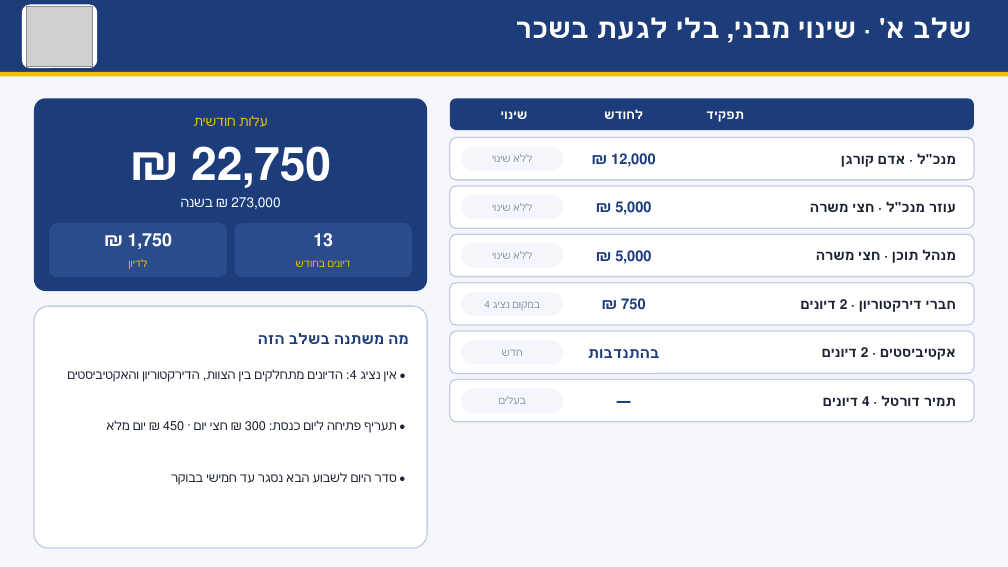
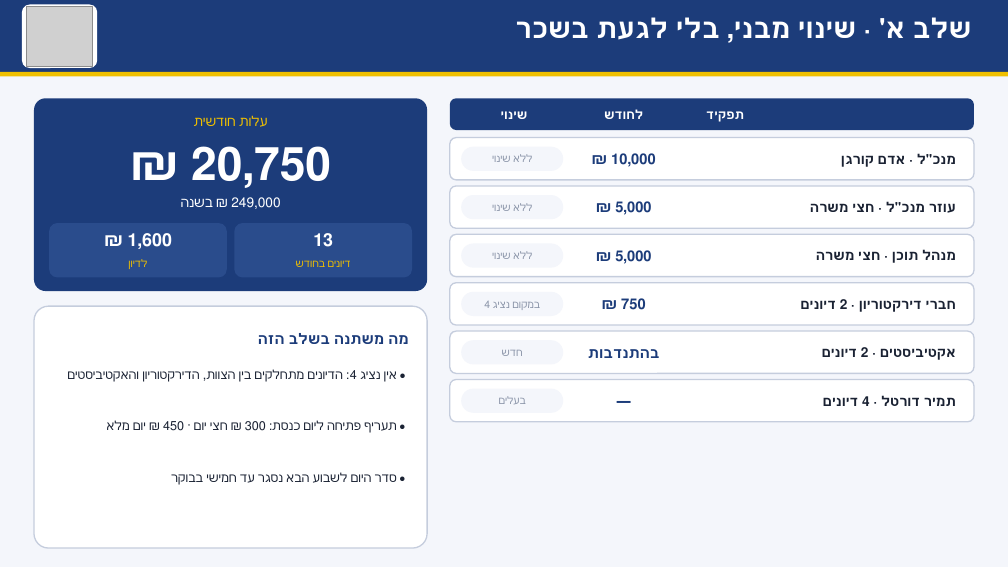
Before and after one commit to akurgana-ctrl/project-2, a slide deck: slide 10 of presentation/out/koach-hitarvut.pptx. Drawn at 1008x567 pixels with LibreOffice and Linux fonts; fonts in the diff are those of the drawing; grey boxes stand for pictures. Boxes give left, top, right and bottom in pixels: in the first picture for what was removed or moved away, otherwise in the second. Text is boxed around its words. In the diff, an @@ line names an element or a change of style, - is before the commit and + after.

```diff
--- a/presentation/out/koach-hitarvut.pptx
+++ b/presentation/out/koach-hitarvut.pptx
@@ text at (x1=191, y1=146, x2=331, y2=188): text changed @@
-22,750 ₪
+20,750 ₪
@@ text at (x1=611, y1=153, x2=656, y2=167): text changed @@
-12,000 ₪
+10,000 ₪
@@ text at (x1=231, y1=197, x2=280, y2=209): text changed @@
-273,000 ₪ בשנה
+249,000 ₪ בשנה
@@ text at (x1=128, y1=233, x2=172, y2=249): text changed @@
-1,750 ₪
+1,600 ₪
```
Also in this commit, not shown: 1 other slide changed, 1 other file.
